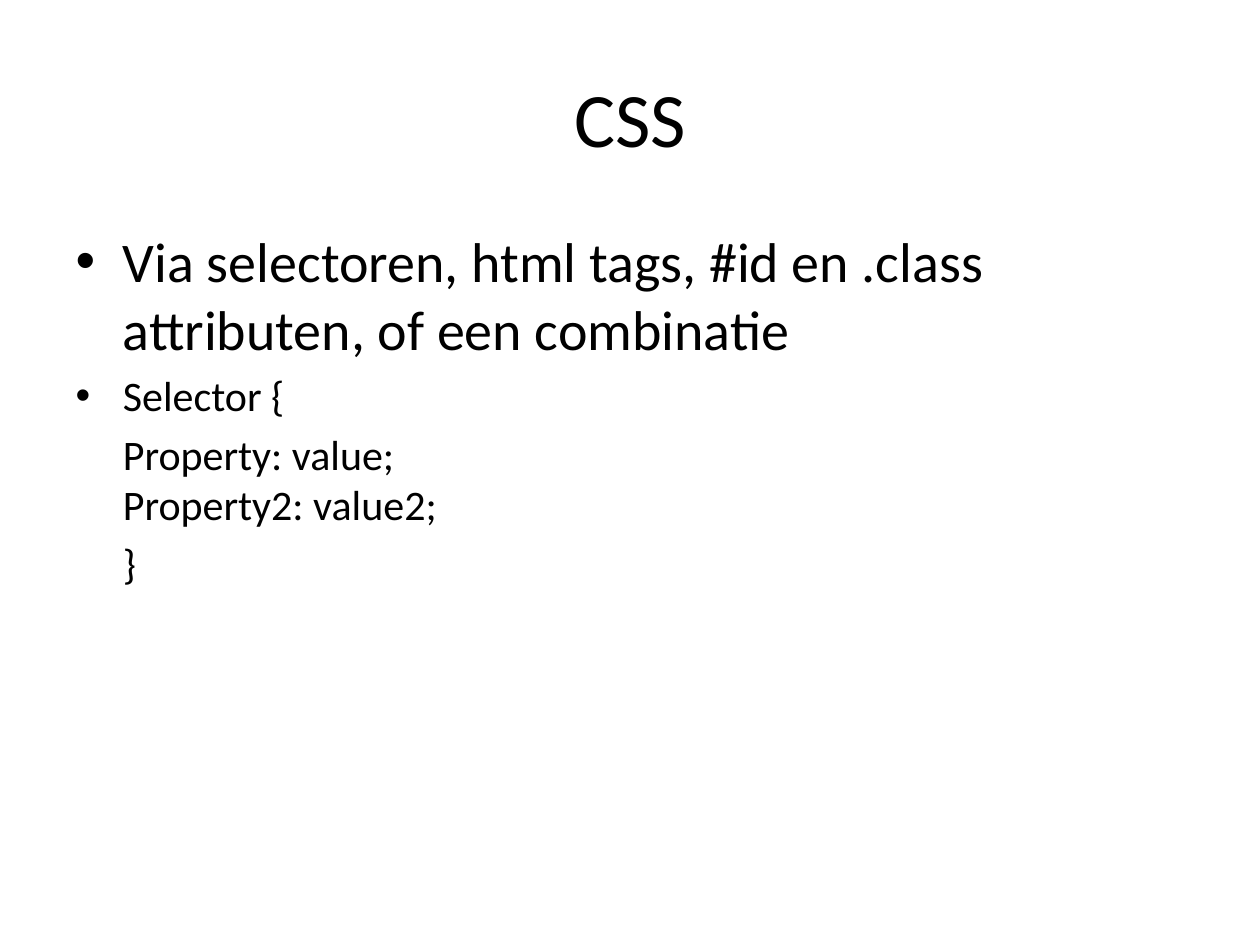
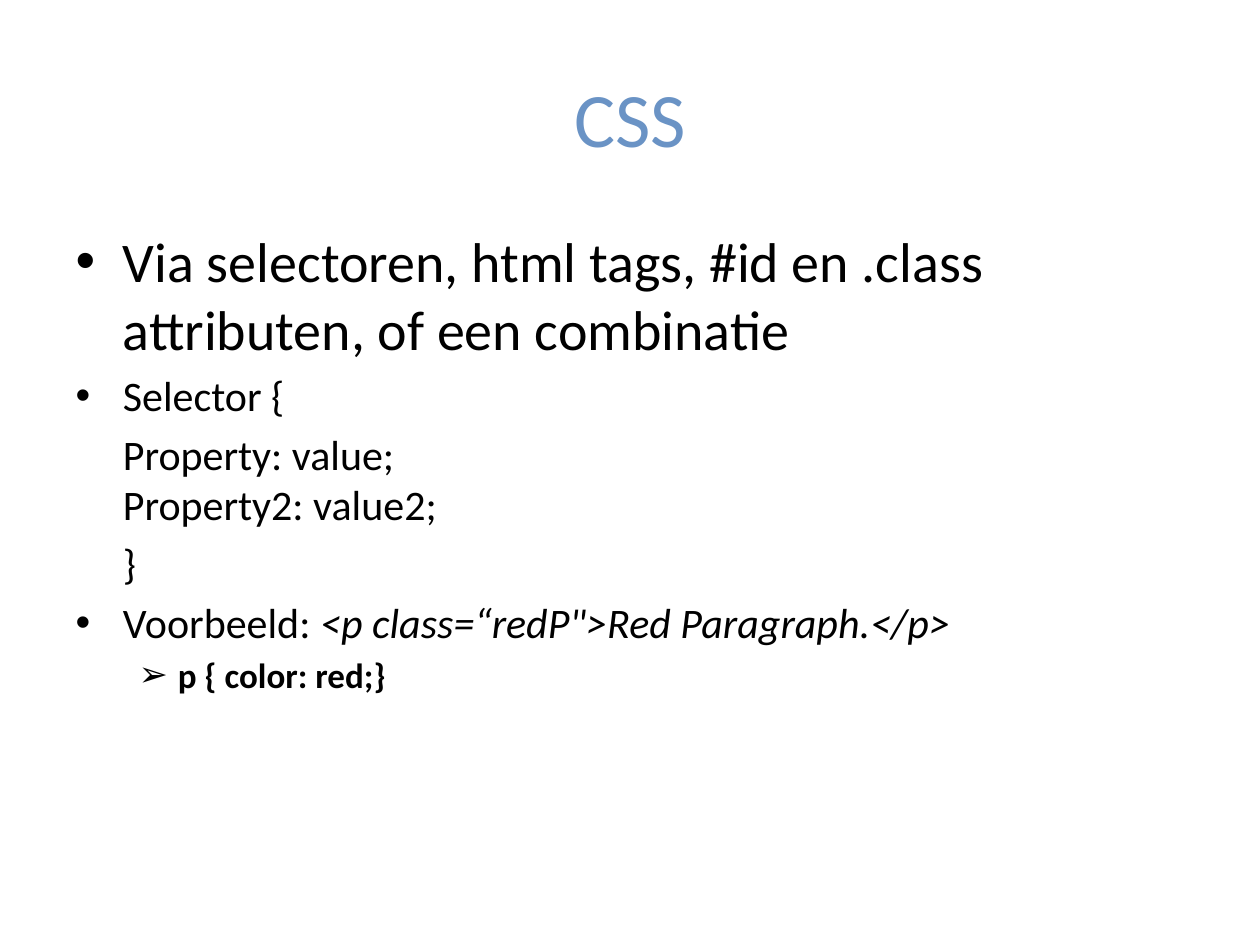
Before and after one commit to Belitili/Workshop-IntroHTML-CSS, a slide deck: slide 10 of Workshop werkdocumenten/Intro HTML en CSS.pptx (slide 9 before the commit). Drawn at 1260x945 pixels with LibreOffice and Linux fonts; fonts in the diff are those of the drawing. Boxes give left, top, right and bottom in pixels: in the first picture for what was removed or moved away, otherwise in the second. Text is boxed around its words. In the diff, an @@ line names an element or a change of style, - is before the commit and + after.

Commit message:
ppt: intro added, added some style, js removed, fixed spelling, minor content changes

```diff
--- a/Workshop werkdocumenten/Intro HTML en CSS.pptx
+++ b/Workshop werkdocumenten/Intro HTML en CSS.pptx
@@ title "CSS" at box(574, 97, 686, 148): text colour #000000 to #6A93C5 @@
@@ text at box(123, 608, 950, 694): paragraphs added @@
+• Voorbeeld: <p class=“redP">Red Paragraph.</p>
+  ➢ p { color: red;}
```
Also in this commit, not shown: 21 other slides changed, 1 slide added, 2 slides removed, 2 other files.
